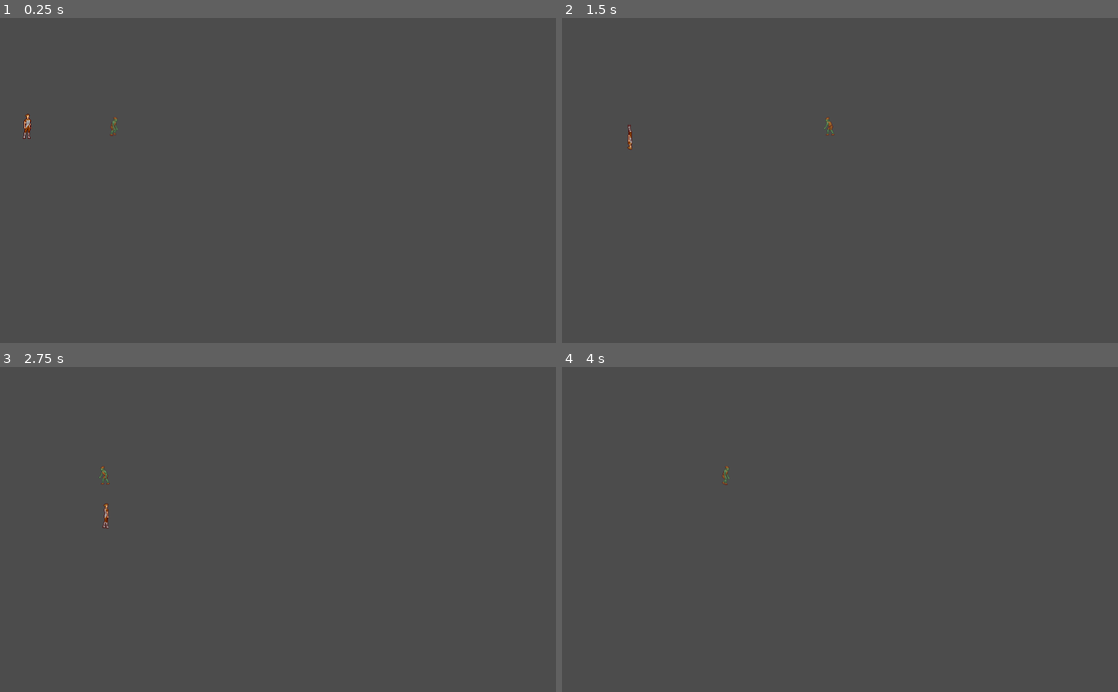
Above: before the commit, frames 1-4 (two rows, left to right).
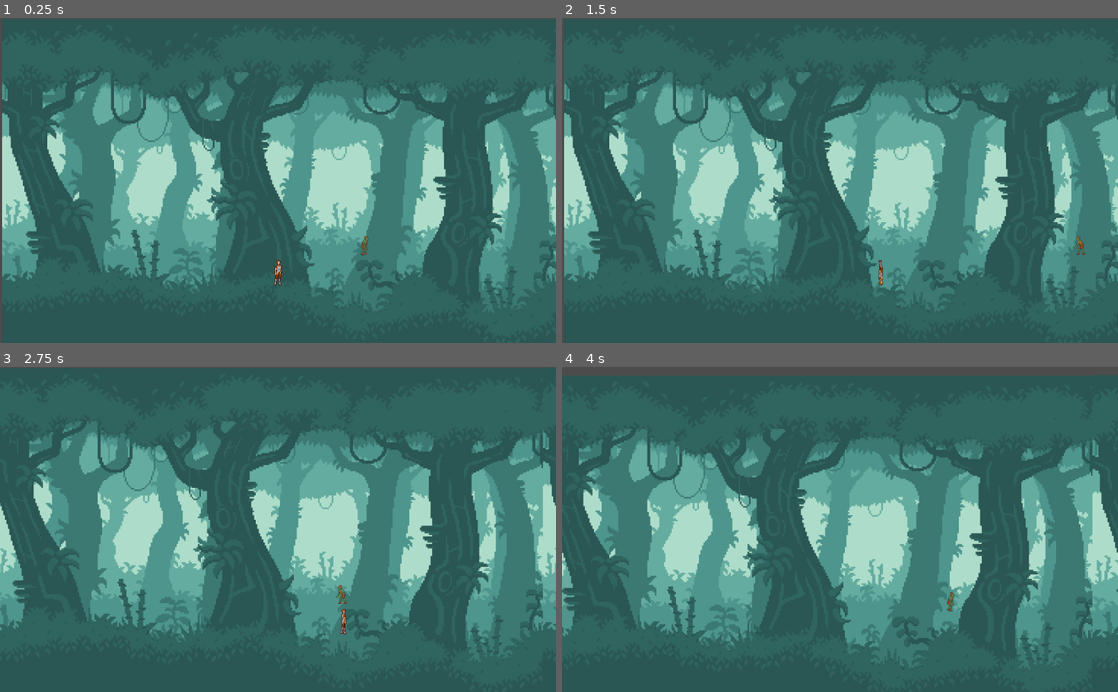
Above: after the commit, the same moments.

Repository: PratiksProjects/GodotGame
Game: Godot game, scene res://Main.tscn
Same seed, same stepped clock (60 frames per second), same inputs: the game is played once before the commit and once after it.
Inputs:
- Up to frame 1 (0.25 s): no input
- Up to frame 2 (1.5 s): hold Right (ui_right) 0.53-1.28 s; hold Down (ui_down) from 1.28 s (still down)
- Up to frame 3 (2.75 s): release Down (ui_down) at 2.03 s; hold Right (ui_right) from 2.03 s (still down)
- Up to frame 4 (4 s): release Right (ui_right) at 2.78 s; hold Up (ui_up) 2.78-3.53 s; hold Left (ui_left) from 3.53 s (still down)

The runs differ from the first frame. In frame 1, 99% of the frame differs, in the area x 0-100%, y 0-100%; in frame 2, 99%; in frame 3, 100%; in frame 4, 97%.

Commit message:
Added background, added floor and following camera

Diff:
--- a/ForestFiasco/Gobbo.tscn
+++ b/ForestFiasco/Gobbo.tscn
@@ -29,7 +29,7 @@
 radius = 11.7547
 height = 20.0
 
-[node name="RigidBody2D" type="RigidBody2D" index="0"]
+[node name="RigidBody2D" type="RigidBody2D"]
 
 input_pickable = false
 collision_layer = 1
--- a/ForestFiasco/Main.tscn
+++ b/ForestFiasco/Main.tscn
@@ -1,22 +1,66 @@
-[gd_scene load_steps=4 format=2]
+[gd_scene load_steps=5 format=2]
 
 [ext_resource path="res://Main.gd" type="Script" id=1]
 [ext_resource path="res://Gobbo.tscn" type="PackedScene" id=2]
-[ext_resource path="res://Player.tscn" type="PackedScene" id=3]
+[ext_resource path="res://try.png" type="Texture" id=3]
+[ext_resource path="res://Player.tscn" type="PackedScene" id=4]
 
 [node name="Main" type="Node" index="0"]
 
 script = ExtResource( 1 )
+_sections_unfolded = [ "Pause" ]
 Gobbo = ExtResource( 2 )
 
-[node name="Player" parent="." index="0" instance=ExtResource( 3 )]
+[node name="Sprite" type="Sprite" parent="." index="0"]
 
-position = Vector2( 50, 200 )
+position = Vector2( 79.9153, 83.6334 )
+scale = Vector2( 0.7, 0.7 )
+texture = ExtResource( 3 )
+region_enabled = true
+region_rect = Rect2( 0, 0, 1538, 862 )
+_sections_unfolded = [ "Animation", "Material", "Offset", "Region", "Transform", "Visibility" ]
+__meta__ = {
+"_edit_lock_": true
+}
+
+[node name="Sprite2" type="Sprite" parent="." index="1"]
+
+position = Vector2( 1101.24, 82.6335 )
+scale = Vector2( 0.7, 0.7 )
+texture = ExtResource( 3 )
+region_enabled = true
+region_rect = Rect2( 0, 0, 1538, 862 )
+_sections_unfolded = [ "Animation", "Material", "Offset", "Region", "Transform", "Visibility" ]
+__meta__ = {
+"_edit_lock_": true
+}
+
+[node name="Sprite3" type="Sprite" parent="." index="2"]
+
+position = Vector2( 2170.93, 81.27 )
+scale = Vector2( 0.7, 0.7 )
+texture = ExtResource( 3 )
+region_enabled = true
+region_rect = Rect2( 0, 0, 1538, 862 )
+_sections_unfolded = [ "Animation", "Material", "Offset", "Region", "Transform", "Visibility" ]
+__meta__ = {
+"_edit_lock_": true
+}
+
+[node name="Player" parent="." index="3" instance=ExtResource( 4 )]
+
+position = Vector2( 50, 250 )
 scale = Vector2( 1, 1 )
+_sections_unfolded = [ "Audio Bus", "Collision", "Pickable", "Transform" ]
 
-[node name="Position2D" type="Position2D" parent="." index="1"]
+[node name="Position2D" type="Position2D" parent="." index="4"]
 
-[node name="Area2D" type="Area2D" parent="." index="2"]
+_sections_unfolded = [ "Transform" ]
+__meta__ = {
+"_edit_lock_": true
+}
+
+[node name="Area2D" type="Area2D" parent="." index="5"]
 
 input_pickable = true
 gravity_vec = Vector2( 0, 1 )
@@ -25,10 +69,14 @@
 angular_damp = 1.0
 audio_bus_override = false
 audio_bus_name = "Master"
+_sections_unfolded = [ "Audio Bus", "Collision", "Material", "Transform", "Visibility", "Z Index" ]
+__meta__ = {
+"_edit_lock_": true
+}
 
 [node name="RigidBody2D" parent="Area2D" index="0" instance=ExtResource( 2 )]
 
 position = Vector2( 150, 200 )
-_sections_unfolded = [ "Collision", "Transform" ]
+_sections_unfolded = [ "Collision", "Material", "Pickable", "Transform", "Visibility" ]
 
 [connection signal="hit" from="Player" to="." method="_on_Player_hit"]
--- a/ForestFiasco/Player.gd
+++ b/ForestFiasco/Player.gd
@@ -22,8 +22,8 @@
     else:
         $AnimatedSprite.stop()
     position += velocity * delta
-    position.x = clamp(position.x, 0, screensize.x)
-    position.y = clamp(position.y, 0, screensize.y)
+    #position.x = clamp(position.x, 0, screensize.x)
+    position.y = clamp(position.y, 0, 250)
     if velocity.x != 0:
         $AnimatedSprite.animation = "right"
         $AnimatedSprite.flip_v = false
--- a/ForestFiasco/Player.tscn
+++ b/ForestFiasco/Player.tscn
@@ -57,11 +57,38 @@
 
 frames = SubResource( 1 )
 animation = "default"
-_sections_unfolded = [ "Transform", "Z Index" ]
+_sections_unfolded = [ "Material", "Transform", "Visibility", "Z Index" ]
 
 [node name="CollisionShape2D" type="CollisionShape2D" parent="." index="1"]
 
 shape = SubResource( 2 )
 script = ExtResource( 13 )
 
+[node name="Camera2D" type="Camera2D" parent="." index="2"]
+
+position = Vector2( 0, -170 )
+anchor_mode = 1
+rotating = false
+current = true
+zoom = Vector2( 1, 1 )
+limit_left = -1000000
+limit_top = -10000000
+limit_right = 1000000
+limit_bottom = 1000000
+limit_smoothed = true
+drag_margin_h_enabled = true
+drag_margin_v_enabled = true
+smoothing_enabled = true
+smoothing_speed = 5.0
+offset_v = 0.0
+offset_h = 0.0
+drag_margin_left = 0.2
+drag_margin_top = 0.2
+drag_margin_right = 0.2
+drag_margin_bottom = 0.2
+editor_draw_screen = true
+editor_draw_limits = true
+editor_draw_drag_margin = false
+_sections_unfolded = [ "Drag Margin", "Editor", "Limit", "Material", "Offset", "Pause", "Smoothing", "Transform", "Visibility", "Z Index" ]
+
 [connection signal="body_entered" from="." to="." method="_on_Player_body_entered"]
--- /dev/null
+++ b/ForestFiasco/background.tscn
@@ -0,0 +1,69 @@
+[gd_scene load_steps=5 format=2]
+
+[ext_resource path="res://background/parallax-forest-back-trees.png" type="Texture" id=1]
+[ext_resource path="res://background/parallax-forest-front-trees.png" type="Texture" id=2]
+[ext_resource path="res://background/parallax-forest-lights.png" type="Texture" id=3]
+[ext_resource path="res://background/parallax-forest-middle-trees.png" type="Texture" id=4]
+
+[node name="ParallaxBackground" type="ParallaxBackground"]
+
+layer = -1
+offset = Vector2( 0, 0 )
+rotation = 0.0
+scale = Vector2( 1, 1 )
+transform = Transform2D( 1, 0, 0, 1, 0, 0 )
+scroll_offset = Vector2( 0, 0 )
+scroll_base_offset = Vector2( 0, 0 )
+scroll_base_scale = Vector2( 1, 1 )
+scroll_limit_begin = Vector2( 0, 0 )
+scroll_limit_end = Vector2( 0, 0 )
+scroll_ignore_camera_zoom = true
+
+[node name="orange_trees" type="ParallaxLayer" parent="." index="0"]
+
+scale = Vector2( 2, 2 )
+motion_scale = Vector2( 0.21, 1 )
+motion_offset = Vector2( 0, 0 )
+motion_mirroring = Vector2( 102, 0 )
+_sections_unfolded = [ "Motion", "Transform" ]
+
+[node name="Sprite" type="Sprite" parent="orange_trees" index="0"]
+
+texture = ExtResource( 1 )
+
+[node name="black_trees" type="ParallaxLayer" parent="." index="1"]
+
+scale = Vector2( 2, 2 )
+motion_scale = Vector2( 0.21, 1 )
+motion_offset = Vector2( 0, 0 )
+motion_mirroring = Vector2( 102, 0 )
+_sections_unfolded = [ "Motion", "Transform", "Z Index" ]
+
+[node name="Sprite" type="Sprite" parent="black_trees" index="0"]
+
+texture = ExtResource( 2 )
+
+[node name="white_stuff" type="ParallaxLayer" parent="." index="2"]
+
+scale = Vector2( 2, 2 )
+motion_scale = Vector2( 0.21, 1 )
+motion_offset = Vector2( 0, 0 )
+motion_mirroring = Vector2( 102, 0 )
+_sections_unfolded = [ "Motion", "Transform" ]
+
+[node name="Sprite" type="Sprite" parent="white_stuff" index="0"]
+
+texture = ExtResource( 3 )
+
+[node name="brown_trees" type="ParallaxLayer" parent="." index="3"]
+
+scale = Vector2( 2, 2 )
+motion_scale = Vector2( 0.21, 1 )
+motion_offset = Vector2( 0, 0 )
+motion_mirroring = Vector2( 102, 0 )
+_sections_unfolded = [ "Motion", "Transform", "Z Index" ]
+
+[node name="Sprite" type="Sprite" parent="brown_trees" index="0"]
+
+texture = ExtResource( 4 )
+_sections_unfolded = [ "Animation", "Region" ]
Binary file added: ForestFiasco/Forest_layer_full.jpg
Not shown, added: ForestFiasco/Forest_layer_full.jpg.import
Binary file added: ForestFiasco/background/parallax-forest-back-trees.png
Not shown, added: ForestFiasco/background/parallax-forest-back-trees.png.import
Binary file added: ForestFiasco/background/parallax-forest-front-trees.png
Not shown, added: ForestFiasco/background/parallax-forest-front-trees.png.import
Binary file added: ForestFiasco/background/parallax-forest-lights.png
Not shown, added: ForestFiasco/background/parallax-forest-lights.png.import
Binary file added: ForestFiasco/background/parallax-forest-middle-trees.png
Not shown, added: ForestFiasco/background/parallax-forest-middle-trees.png.import
Binary file added: ForestFiasco/parallax-forest.png
Not shown, added: ForestFiasco/parallax-forest.png.import
(and 2 more such lines)
